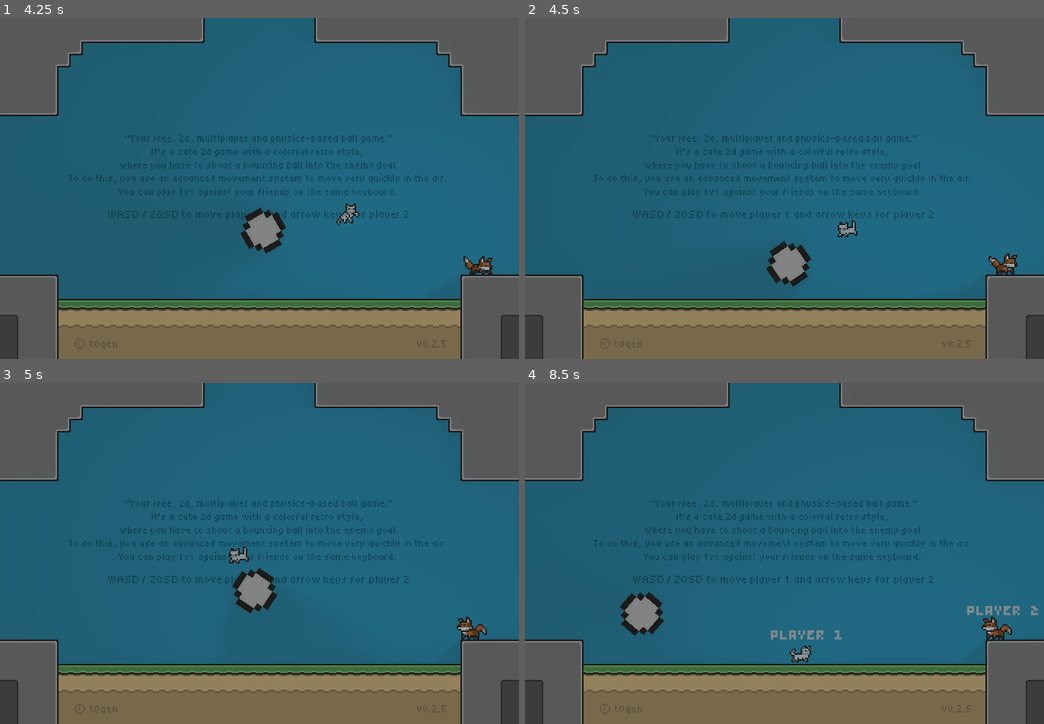
Above: before the commit, frames 1-4 (two rows, left to right).
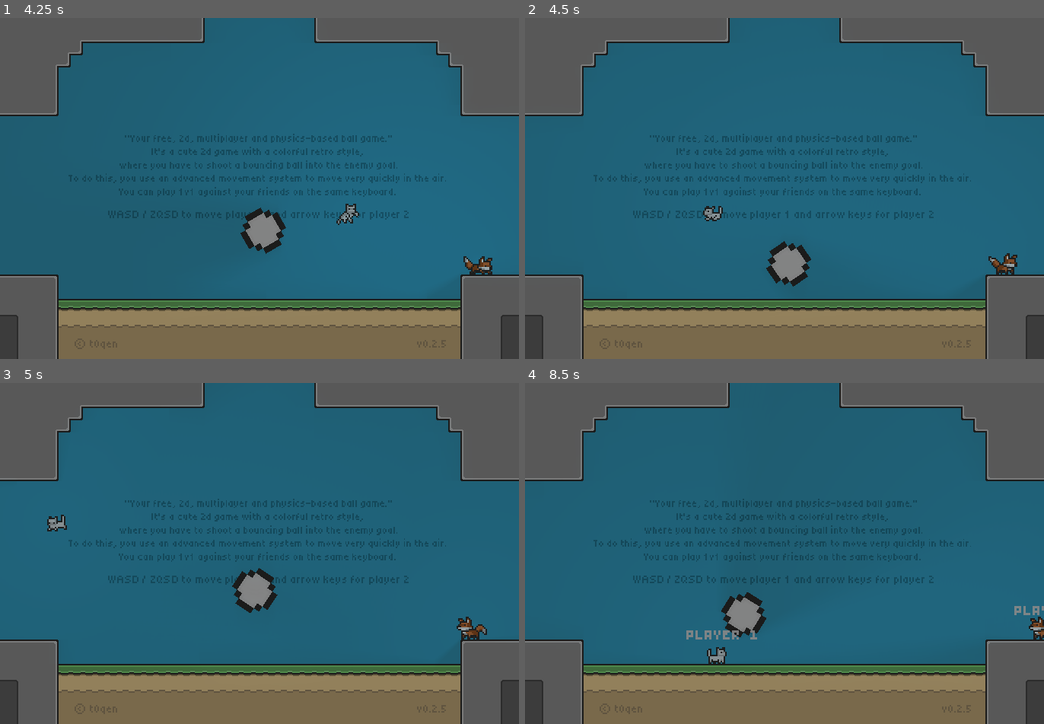
Above: after the commit, the same moments.

Repository: t0qen/juxtra-game
Game: Godot game, scene res://scenes/roots.tscn
Same seed, same stepped clock (60 frames per second), same inputs: the game is played once before the commit and once after it.
Inputs:
- Up to frame 1 (4.25 s): hold Down (down_2) 0.53-1.28 s; hold D (move_right_1) 0.53-2.03 s; tap Z (jump_1) at 0.77, 1.07, 1.52, 1.82, 2.3, 2.85, 3.02, 3.32, 3.77, 4.07 s; tap Left (move_left_2) at 0.8, 1.35 s; tap Right (move_right_2) at 1.55, 2.1 s; hold Q (move_left_1) 2.03-2.78 s; hold D (move_right_1) from 2.78 s (still down); tap Up (jump_2) at 3.05, 3.6 s; hold Down (down_2) from 3.53 s (still down)
- Up to frame 2 (4.5 s): release D (move_right_1) at 4.28 s; release Down (down_2) at 4.28 s; hold Q (move_left_1) from 4.28 s (still down); tap X (dash_1) at 4.35 s
- Up to frame 3 (5 s): keep holding Q (move_left_1); tap Z (jump_1) at 4.52, 4.82 s; tap Left (move_left_2) at 4.55 s
- Up to frame 4 (8.5 s): release Q (move_left_1) at 5.03 s; hold D (move_right_1) 5.03-5.78 s; tap Keypad 0 (dash_2) at 5.1 s; tap Right (move_right_2) at 5.3, 7.35 s; hold Q (move_left_1) 5.78-7.28 s; tap Down (down_2) at 5.85, 7.55 s; tap Z (jump_1) at 6.02, 6.05, 6.32, 6.77, 7.07, 7.52, 7.82 s; tap Left (move_left_2) at 6.6, 8.3 s; tap Up (jump_2) at 6.8 s; hold D (move_right_1) from 7.28 s (still down); tap Tab (tab) at 8.1 s

Frame 1 is identical in both runs. In frame 2, 0.3% of the frame differs, in the area x 34-65%, y 55-65%; in frame 3, 0.3%; in frame 4, 2.7%, in the area x 18-100%, y 39-83%.

Commit message:
i tried to implement dash...

Diff:
--- a/scenes/player.tscn
+++ b/scenes/player.tscn
@@ -6,20 +6,24 @@
 [ext_resource type="Texture2D" uid="uid://5il8xp6hdywr" path="res://assets/players/player1.png" id="5_ryfuf"]
 [ext_resource type="Texture2D" uid="uid://c8qw1gilu5mue" path="res://assets/levels/lights/circle_light_1.tres" id="6_tuyoq"]
 
-[sub_resource type="AtlasTexture" id="AtlasTexture_qn5qx"]
-atlas = ExtResource("5_ryfuf")
-region = Rect2(192, 160, 32, 32)
+[sub_resource type="AtlasTexture" id="AtlasTexture_qlg0r"]
+atlas = ExtResource("5_ryfuf")
+region = Rect2(160, 288, 32, 32)
 
 [sub_resource type="AtlasTexture" id="AtlasTexture_dx6o1"]
 region = Rect2(224, 64, 32, 32)
 
+[sub_resource type="AtlasTexture" id="AtlasTexture_tuyoq"]
+atlas = ExtResource("5_ry10l")
+region = Rect2(128, 128, 32, 32)
+
 [sub_resource type="AtlasTexture" id="AtlasTexture_085vx"]
 atlas = ExtResource("5_ryfuf")
 region = Rect2(224, 160, 32, 32)
 
-[sub_resource type="AtlasTexture" id="AtlasTexture_qhqgy"]
-atlas = ExtResource("5_ry10l")
-region = Rect2(192, 64, 32, 32)
+[sub_resource type="AtlasTexture" id="AtlasTexture_fjrip"]
+atlas = ExtResource("5_ry10l")
+region = Rect2(32, 64, 32, 32)
 
 [sub_resource type="AtlasTexture" id="AtlasTexture_8m7ct"]
 atlas = ExtResource("5_ryfuf")
@@ -237,7 +241,7 @@
 animations = [{
 "frames": [{
 "duration": 1.0,
-"texture": SubResource("AtlasTexture_qn5qx")
+"texture": SubResource("AtlasTexture_qlg0r")
 }],
 "loop": true,
 "name": &"before_dash_1",
@@ -246,6 +250,9 @@
 "frames": [{
 "duration": 1.0,
 "texture": SubResource("AtlasTexture_dx6o1")
+}, {
+"duration": 1.0,
+"texture": SubResource("AtlasTexture_tuyoq")
 }],
 "loop": true,
 "name": &"before_dash_2",
@@ -261,7 +268,7 @@
 }, {
 "frames": [{
 "duration": 1.0,
-"texture": SubResource("AtlasTexture_qhqgy")
+"texture": SubResource("AtlasTexture_fjrip")
 }],
 "loop": true,
 "name": &"dash_2",
@@ -511,7 +518,7 @@
 [sub_resource type="OccluderPolygon2D" id="OccluderPolygon2D_qlg0r"]
 polygon = PackedVector2Array(-3, -10, 3, -10, 6, -12, 6, -16, -6, -16, -6, -12)
 
-[node name="Player" type="CharacterBody2D" node_paths=PackedStringArray("exit_idle_timer", "exit_fall_timer", "exit_wait_timer", "jump_bug_timer", "before_dash_timer", "sprites")]
+[node name="Player" type="CharacterBody2D" node_paths=PackedStringArray("dash_timer_levitation", "exit_idle_timer", "exit_fall_timer", "exit_wait_timer", "jump_bug_timer", "sprites")]
 top_level = true
 collision_mask = 15
 slide_on_ceiling = false
@@ -520,11 +527,11 @@
 script = ExtResource("1_0xtnp")
 base_speed = 175
 air_speed = 220
+dash_timer_levitation = NodePath("Timers/Dash_timer_levitation")
 exit_idle_timer = NodePath("Timers/Exit_idle")
 exit_fall_timer = NodePath("Timers/Exit_fall")
 exit_wait_timer = NodePath("Timers/Exit_wait")
 jump_bug_timer = NodePath("Timers/Jump_bug")
-before_dash_timer = NodePath("Timers/Before_dash")
 sprites = NodePath("Sprites")
 
 [node name="Player1Text" type="Label" parent="."]
@@ -595,12 +602,13 @@
 wait_time = 0.1
 one_shot = true
 
-[node name="Before_dash" type="Timer" parent="Timers"]
+[node name="Dash_timer_levitation" type="Timer" parent="Timers"]
 process_callback = 0
-wait_time = 2.5
+wait_time = 1.5
 one_shot = true
 
 [node name="LightOccluder2D" type="LightOccluder2D" parent="."]
+visible = false
 occluder = SubResource("OccluderPolygon2D_qlg0r")
 occluder_light_mask = 2
 
@@ -622,4 +630,4 @@
 [connection signal="timeout" from="Timers/Exit_fall" to="." method="_on_exit_fall_timeout"]
 [connection signal="timeout" from="Timers/Exit_wait" to="." method="_on_exit_wait_timeout"]
 [connection signal="timeout" from="Timers/Jump_bug" to="." method="_on_jump_bug_timeout"]
-[connection signal="timeout" from="Timers/Before_dash" to="." method="_on_before_dash_timeout"]
+[connection signal="timeout" from="Timers/Dash_timer_levitation" to="." method="_on_dash_timer_levitation_timeout"]
--- a/scenes/scripts/player.gd
+++ b/scenes/scripts/player.gd
@@ -54,8 +54,8 @@
 	DASH,
 	DASH_2
 }
-var current_dash = DASH.DASH
-
+var current_dash = DASH.NO
+var dash_direction : Vector2 = Vector2.UP
 #endregion
 
 #region CAMERA
@@ -87,11 +87,11 @@
 @export_group("Nodes")
 # - TIMERS
 @export_subgroup("Timers")
+@export var dash_timer_levitation : Timer
 @export var exit_idle_timer : Timer # cooldown before switch to idle to sleep state
 @export var exit_fall_timer : Timer # cooldown to play fall animation before enter state wait
 @export var exit_wait_timer : Timer # cooldown before switch to wait to idle state
 @export var jump_bug_timer : Timer # little delay after apply jump to prevent bug
-@export var before_dash_timer : Timer
 
 # - OTHERS
 @export_subgroup("Others")
@@ -119,6 +119,7 @@
 var exit_wait : bool = false # bool to store the end of timer
 var exit_idle : bool = false # same for idle
 var exit_fall : bool = false # same for fall
+var dash_levitation : bool = false
 var before_dash_finish : bool = false
 #endregion
 
@@ -126,7 +127,6 @@
 var want_to_jump : bool = false # a bool to know if player want to jump
 var direction : int = 0 # the direction of player, may a Vector2 ? consider jump as direction ? TODO
 var want_to_dash : bool = false # same for dash
-var dash_dir : Vector2 # dash direction
 var propulsion_down : bool = false # a bool to know if player want to be propulsed down
 
 #endregion
@@ -152,8 +152,7 @@
 
 func _physics_process(delta: float) -> void: # each frame we call this function to update player state, for example if he's not on ground we set his state to fall, etc
 	#Engine.time_scale = 0.1
-
-
+	can_dash()
 	get_inputs() # first gedzsxqt inputs
 	_update_state(delta) # update the behavior of current state
 	move_and_slide()
@@ -164,15 +163,11 @@
 		direction = Input.get_axis("move_left_1", "move_right_1") # int to get axis : -1 / 0 / 1
 		want_to_dash = Input.is_action_just_pressed("dash_1")
 		propulsion_down = Input.is_action_pressed("down_1")
-		dash_dir.x = Input.get_axis("move_left_1", "move_right_1")
-		dash_dir.y = Input.get_axis("jump_1", "down_1")
 	elif current_player == 2:
 		want_to_jump = Input.is_action_just_pressed("jump_2") # bool to jump
 		direction = Input.get_axis("move_left_2", "move_right_2") # int to get axis : -1 / 0 / 1
 		want_to_dash = Input.is_action_just_pressed("dash_2")
 		propulsion_down = Input.is_action_pressed("down_2")
-		dash_dir.x = Input.get_axis("move_left_2", "move_right_2")
-		dash_dir.y = Input.get_axis("jump_2", "down_2")
 	else:
 		print("Error l. 147 : Unknow player")
 #endregion
@@ -189,12 +184,14 @@
 func _enter_state() -> void: # enter transition, basiclly we play animations
 	match current_state:
 		STATE.IDLE:
+
 			play_animation("idle")
 			exit_idle_timer.start() # start timer, after end, set exit_idle to true
 
 		STATE.WAIT:
 
 			reset_jump()
+			reset_dash()
 			if !exit_fall: # if player wasn't falling before
 				play_animation("wait") # play basic animation
 			else: # if player was landng before, after jump or fly, play first exit fall animation
@@ -208,6 +205,7 @@
 
 		STATE.RUN:
 			reset_jump()
+			reset_dash()
 			exit_fall = false # reset exit fall
 			stop_idle_timers() # we stop all idle timers, MAY NOT IMPORTANT ? TODO
 			current_speed = base_speed # set on ground speed
@@ -283,10 +281,10 @@
 func _update_state(delta: float) -> void:  # every behavior of each states updated every physics process
 	match current_state:
 		STATE.DASH:
-			pass
+			dash_update()
 
 		STATE.DASH_2:
-			pass
+			dash_update()
 
 		STATE.JUMP:
 			jump_update(delta)
@@ -361,7 +359,6 @@
 
 func camera_shake(intensity : float, duration : float, direction : Vector2):
 	if enable_camera_effects:
-		print("Camera shake")
 		camera.shake(intensity, duration, direction)
 
 func set_camera(object):
@@ -382,14 +379,6 @@
 	play_animation("jump")
 	velocity.y = jump_velocity * coef # apply jump
 	jump_bug_timer.start() # this timer is here to prevent bug if STATE.JUMP begin to soon
-
-func perform_dash():
-	play_animation("before_dash")
-	before_dash_finish = false
-	before_dash_timer.start()
-	while before_dash_finish != true:
-		print("PRESS INPUTS")
-	#velocity = vector2().normalized() × speed
 
 func jump_update(delta): # basic func wich control jump int state update
 	x_move() # move on x axis with inputs
@@ -478,6 +467,32 @@
 			"dash":
 				sprites.play("dash_2")
 
+func dash_update():
+	print("UPDATE DASH")
+	can_jump()
+	can_dash()
+	if dash_levitation:
+		print("switch dash")
+		_set_state(STATE.WAIT)
+	if is_on_floor():
+		print("switch dash")
+		_set_state(STATE.WAIT)
+
+func get_dash_inputs():
+	if current_player == 1:
+		dash_direction.x = Input.get_axis("move_left_1", "move_right_1")
+		dash_direction.y = Input.get_axis("jump_1", "down_1")
+		#dash_direction = Input.get_vector("move_left_1", "move_right_1", "jump_1", "down_1")
+	elif current_player == 2:
+		dash_direction.x = Input.get_axis("move_left_2", "move_right_2")
+		dash_direction.y = Input.get_axis("jump_2", "down_2")
+		#dash_direction = Input.get_vector("move_left_2", "move_right_2", "jump_2", "down_2")
+	print(dash_direction)
+	if dash_direction == Vector2.ZERO:
+		return false
+	else:
+		return dash_direction
+
 func can_dash(): # TODO
 	if !want_to_dash:
 		return false
@@ -488,6 +503,23 @@
 			_set_state(STATE.DASH_2)
 
 
+func perform_dash():
+	play_animation("before_dash")
+	print("DASH")
+	var current_dir = get_dash_inputs()
+	print("getting inputs")
+	while !current_dir:
+		current_dir = get_dash_inputs()
+		await get_tree().create_timer(0.05).timeout
+	print("propulse player")
+	play_animation("dash")
+	velocity.y = current_dir.y*500
+	velocity.x = current_dir.x*1500
+	move_and_slide()
+	print("DELAY")
+	dash_levitation = false
+	dash_timer_levitation.start()
+
 func get_current_gravity() -> float: # return gravity
 	return jump_gravity if velocity.y < 0.0 else fall_gravity # if player's velocity < 0, it means that player is jumping so return jump gravity
 
@@ -524,7 +556,7 @@
 func _on_jump_bug_timeout() -> void: # prevent bugs
 	jumping = false
 
-func _on_before_dash_timeout() -> void:
-	before_dash_finish = true
-#endregion
-#endregion
+func _on_dash_timer_levitation_timeout() -> void:
+	dash_levitation = true
+#endregion
+#endregion
Not shown: 1 places in scenes/player.tscn that only renumber resources
